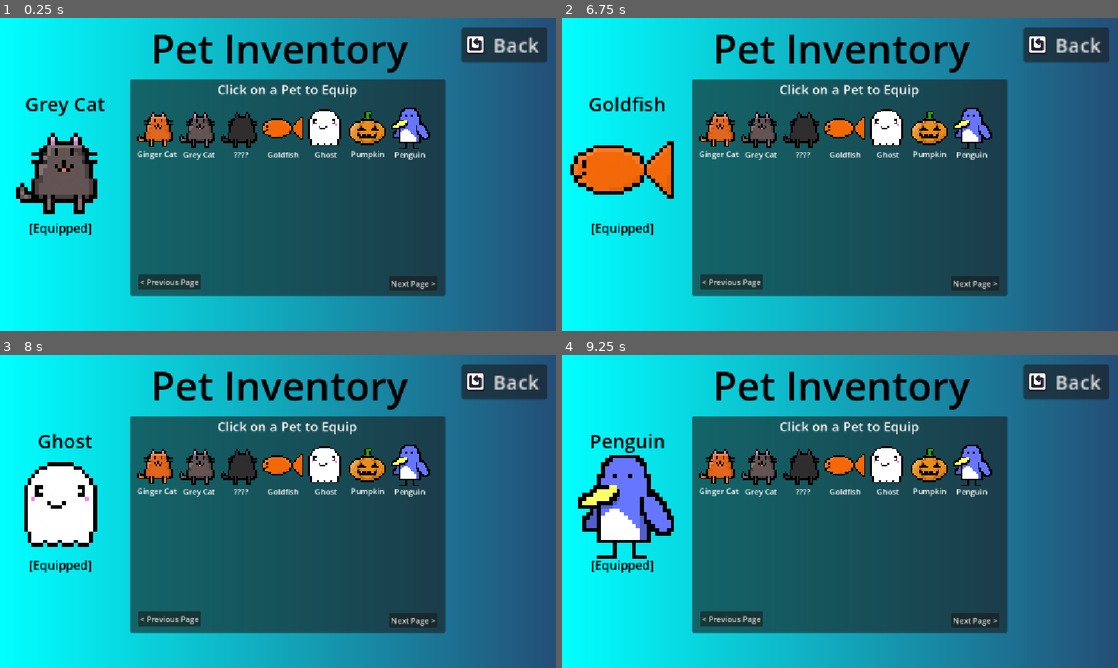
Above: before the commit, frames 1-4 (two rows, left to right).
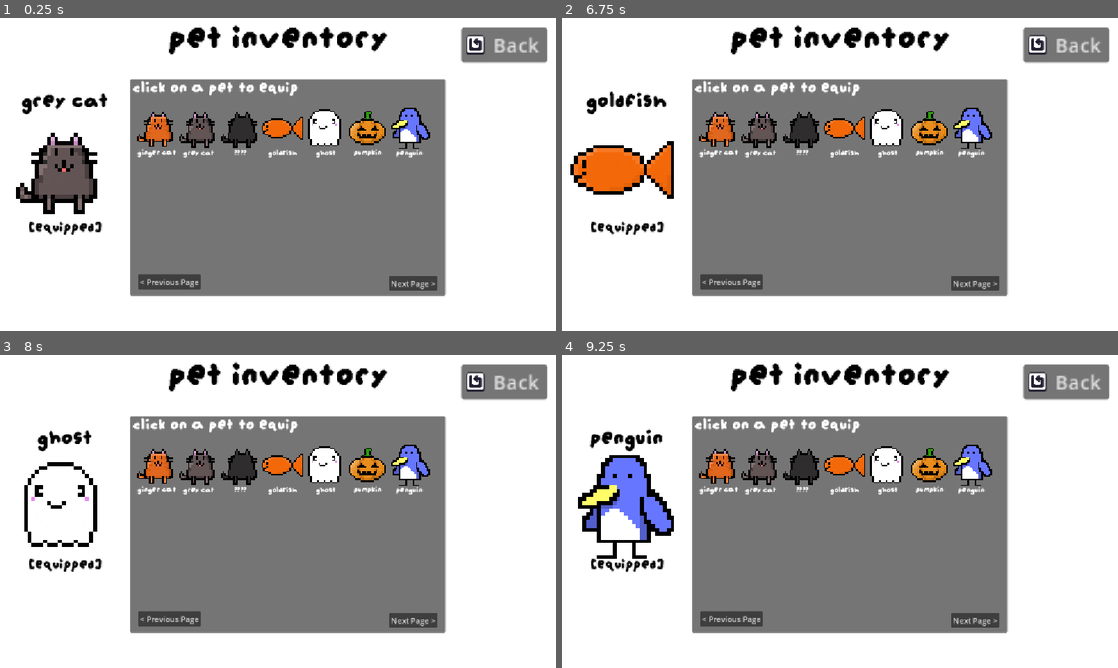
Above: after the commit, the same moments.

Repository: smallzdev/Tomagotchi-game
Game: Godot game, scene res://scenes/menus/pets.tscn
Two runs of this game, one before a commit and one after it. Both use one fixed random seed, a clock stepped at 60 frames per second and the inputs below. This scene is started directly instead of the project's main scene.
Inputs (mouse positions are in pixels of both pictures, inside the frame that each line leads up to):
- Up to frame 1 (0.25 s): no input
- Up to frame 2 (6.75 s): click "Next Page >" at 0.5 s; click "Next Page >" at 1.25 s; click "< Previous Page" at 2 s; click "Back" at 2.75 s; click (1067, 61) at 3.5 s; tap A every 0.75 s from 4.25 to 6.5 s; move the mouse to (717, 127) at 4.27 s; hold Right 4.28-5.03 s; hold E (interact) 4.28-5.03 s; click (717, 127) at 4.42 s; move the mouse to (762, 127) at 5.02 s; hold Down 5.03-5.78 s; tap Alt at 5.1 s; click (762, 127) at 5.17 s; move the mouse to (801, 127) at 5.77 s; hold Right 5.78-6.53 s; tap Shift at 5.85 s; click (801, 127) at 5.92 s; move the mouse to (845, 127) at 6.52 s; hold Up from 6.53 s (still down); tap E (interact) at 6.6 s; click (845, 127) at 6.67 s
- Up to frame 3 (8 s): tap A at 7.25 s; move the mouse to (328, 464) at 7.27 s; release Up at 7.28 s; hold Left from 7.28 s (still down); tap Alt at 7.35 s; click (328, 464) at 7.42 s
- Up to frame 4 (9.25 s): tap A at 8 s; move the mouse to (928, 464) at 8.02 s; tap Shift at 8.1 s; click (928, 464) at 8.17 s; move the mouse to (973, 464) at 8.77 s; release Left at 8.78 s; hold Down from 8.78 s (still down); hold E (interact) from 8.78 s (still down); click (973, 464) at 8.92 s

The runs differ from the first frame. In frame 1, 94% of the frame differs, in the area x 0-100%, y 0-100%; in frame 2, 94%; in frame 3, 93%; in frame 4, 92%.

Commit message:
Catadex + Pets Menu Theme Matching
Made the catadex and pets menu match the other menus.

Diff:
--- a/scenes/menus/catadex.tscn
+++ b/scenes/menus/catadex.tscn
@@ -4,6 +4,7 @@
 [ext_resource type="Texture2D" uid="uid://tlvriaji08jr" path="res://Resources/InUse/ReusedAssets/cat.png" id="1_tx3pw"]
 [ext_resource type="Texture2D" uid="uid://b3kknikmix4mx" path="res://Resources/InUse/TamagotchiCustomAssets/pets/Ghost.png" id="2_8qd64"]
 [ext_resource type="Texture2D" uid="uid://dy1dwj583kuyx" path="res://Resources/InUse/ReusedAssets/Restart.png" id="2_u7asp"]
+[ext_resource type="FontFile" uid="uid://dyibl4resr8wn" path="res://Resources/font/augiepixel.ttf" id="2_w7v3h"]
 [ext_resource type="Texture2D" uid="uid://d07p48kd873f4" path="res://Resources/InUse/ReusedAssets/greycat.png" id="3_8qd64"]
 [ext_resource type="Script" uid="uid://dk15jiylhoknc" path="res://scripts/catadex.gd" id="3_u7asp"]
 [ext_resource type="Texture2D" uid="uid://bss1sxgy0cdx1" path="res://Resources/InUse/TamagotchiCustomAssets/pets/goldfish.png" id="4_jjdlx"]
@@ -11,11 +12,8 @@
 [ext_resource type="Texture2D" uid="uid://dfer5a36n2qsn" path="res://Resources/InUse/TamagotchiCustomAssets/pets/pumpin.png" id="7_w7v3h"]
 [ext_resource type="Script" uid="uid://b7ptc850pmdcq" path="res://scripts/catadex_buttons.gd" id="10_xbeds"]
 
-[sub_resource type="Gradient" id="Gradient_7dm0k"]
-colors = PackedColorArray(0, 1, 1, 1, 0.13909006, 0.3063838, 0.46577227, 1)
-
-[sub_resource type="GradientTexture2D" id="GradientTexture2D_sd2ac"]
-gradient = SubResource("Gradient_7dm0k")
+[sub_resource type="CanvasTexture" id="CanvasTexture_e7wif"]
+specular_color = Color(0.95686275, 0.95686275, 0.95686275, 1)
 
 [sub_resource type="AtlasTexture" id="AtlasTexture_uld33"]
 atlas = ExtResource("2_8qd64")
@@ -212,10 +210,10 @@
 [node name="Node2D" type="Node2D" unique_id=293050761]
 script = ExtResource("3_u7asp")
 
-[node name="backgroundGradient" type="TextureRect" parent="." unique_id=325099038]
+[node name="backgroundGradient" type="TextureRect" parent="." unique_id=817769923]
 offset_right = 1157.0
 offset_bottom = 652.0
-texture = SubResource("GradientTexture2D_sd2ac")
+texture = SubResource("CanvasTexture_e7wif")
 
 [node name="menuTitle" type="Label" parent="." unique_id=1187824986]
 offset_left = 1.0
@@ -223,6 +221,7 @@
 offset_right = 1156.0
 offset_bottom = 119.0
 theme_override_colors/font_color = Color(0, 0, 0, 1)
+theme_override_fonts/font = ExtResource("2_w7v3h")
 theme_override_font_sizes/font_size = 82
 text = "Catadex :3"
 horizontal_alignment = 1
@@ -233,7 +232,8 @@
 offset_right = 1155.0
 offset_bottom = 186.0
 theme_override_colors/font_color = Color(0, 0, 0, 1)
-theme_override_font_sizes/font_size = 20
+theme_override_fonts/font = ExtResource("2_w7v3h")
+theme_override_font_sizes/font_size = 28
 text = "Not just cats though! This menu shows you every pet you've owned. Even if you let one go, it'll still show up here. You gotta collect them all~!"
 autowrap_mode = 2
 
@@ -255,6 +255,8 @@
 offset_top = 100.0
 offset_right = 113.0
 offset_bottom = 123.0
+theme_override_fonts/font = ExtResource("2_w7v3h")
+theme_override_font_sizes/font_size = 18
 text = "Ginger Cat"
 horizontal_alignment = 1
 
@@ -271,6 +273,8 @@
 offset_top = 100.0
 offset_right = 216.0
 offset_bottom = 123.0
+theme_override_fonts/font = ExtResource("2_w7v3h")
+theme_override_font_sizes/font_size = 18
 text = "Grey Cat"
 horizontal_alignment = 1
 
@@ -287,6 +291,8 @@
 offset_top = 100.0
 offset_right = 319.0
 offset_bottom = 123.0
+theme_override_fonts/font = ExtResource("2_w7v3h")
+theme_override_font_sizes/font_size = 18
 text = "Cat3"
 horizontal_alignment = 1
 
@@ -303,6 +309,8 @@
 offset_top = 100.0
 offset_right = 426.0
 offset_bottom = 123.0
+theme_override_fonts/font = ExtResource("2_w7v3h")
+theme_override_font_sizes/font_size = 18
 text = "Goldfish"
 horizontal_alignment = 1
 
@@ -319,6 +327,8 @@
 offset_top = 101.0
 offset_right = 524.0
 offset_bottom = 124.0
+theme_override_fonts/font = ExtResource("2_w7v3h")
+theme_override_font_sizes/font_size = 18
 text = "Ghost"
 horizontal_alignment = 1
 
@@ -335,6 +345,8 @@
 offset_top = 101.0
 offset_right = 627.0
 offset_bottom = 124.0
+theme_override_fonts/font = ExtResource("2_w7v3h")
+theme_override_font_sizes/font_size = 18
 text = "Pumpkin"
 horizontal_alignment = 1
 
@@ -351,6 +363,8 @@
 offset_top = 101.0
 offset_right = 730.0
 offset_bottom = 124.0
+theme_override_fonts/font = ExtResource("2_w7v3h")
+theme_override_font_sizes/font_size = 18
 text = "Penguin"
 horizontal_alignment = 1
 
--- a/scenes/menus/pets.tscn
+++ b/scenes/menus/pets.tscn
@@ -4,6 +4,7 @@
 [ext_resource type="Texture2D" uid="uid://dy1dwj583kuyx" path="res://Resources/InUse/ReusedAssets/Restart.png" id="1_r40by"]
 [ext_resource type="Script" uid="uid://cn5wggncqfifm" path="res://scripts/pet_equip.gd" id="1_y4cg6"]
 [ext_resource type="Texture2D" uid="uid://b3kknikmix4mx" path="res://Resources/InUse/TamagotchiCustomAssets/pets/Ghost.png" id="2_2knbp"]
+[ext_resource type="FontFile" uid="uid://dyibl4resr8wn" path="res://Resources/font/augiepixel.ttf" id="2_qtxby"]
 [ext_resource type="Script" uid="uid://c2im2yn0mlcar" path="res://scripts/pets_menu.gd" id="3_ehm21"]
 [ext_resource type="Texture2D" uid="uid://tlvriaji08jr" path="res://Resources/InUse/ReusedAssets/cat.png" id="3_i76b6"]
 [ext_resource type="Texture2D" uid="uid://d07p48kd873f4" path="res://Resources/InUse/ReusedAssets/greycat.png" id="4_f54ji"]
@@ -15,11 +16,8 @@
 [ext_resource type="Texture2D" uid="uid://bcavxfx2el72s" path="res://Resources/InUse/TamagotchiCustomAssets/pets/Outlines/fish-outline.png" id="8_qtxby"]
 [ext_resource type="Texture2D" uid="uid://pf78d14ebxut" path="res://Resources/InUse/TamagotchiCustomAssets/pets/Outlines/pumpin-shadow.png" id="12_hgu4i"]
 
-[sub_resource type="Gradient" id="Gradient_i76b6"]
-colors = PackedColorArray(0, 1, 1, 1, 0.13909006, 0.3063838, 0.46577227, 1)
-
-[sub_resource type="GradientTexture2D" id="GradientTexture2D_es1s5"]
-gradient = SubResource("Gradient_i76b6")
+[sub_resource type="CanvasTexture" id="CanvasTexture_rkuql"]
+specular_color = Color(0.95686275, 0.95686275, 0.95686275, 1)
 
 [sub_resource type="AtlasTexture" id="AtlasTexture_y4cg6"]
 atlas = ExtResource("2_2knbp")
@@ -127,10 +125,10 @@
 
 [node name="Node2D" type="Node2D" unique_id=1670576886]
 
-[node name="backgroundGradient" type="TextureRect" parent="." unique_id=606695694]
+[node name="backgroundGradient" type="TextureRect" parent="." unique_id=548306773]
 offset_right = 1157.0
 offset_bottom = 652.0
-texture = SubResource("GradientTexture2D_es1s5")
+texture = SubResource("CanvasTexture_rkuql")
 
 [node name="Panel" type="Panel" parent="." unique_id=1786754777]
 offset_left = 270.0
@@ -148,6 +146,8 @@
 offset_top = 143.0
 offset_right = 99.0
 offset_bottom = 166.0
+theme_override_fonts/font = ExtResource("2_qtxby")
+theme_override_font_sizes/font_size = 18
 text = "Ginger Cat"
 horizontal_alignment = 1
 
@@ -172,6 +172,8 @@
 offset_top = 144.0
 offset_right = 186.0
 offset_bottom = 167.0
+theme_override_fonts/font = ExtResource("2_qtxby")
+theme_override_font_sizes/font_size = 18
 text = "Grey Cat"
 horizontal_alignment = 1
 
@@ -189,11 +191,12 @@
 
 [node name="Label" type="Label" parent="Panel" unique_id=799426517]
 layout_mode = 0
-offset_left = 180.0
-offset_top = 2.0
-offset_right = 469.0
-offset_bottom = 39.0
-theme_override_font_sizes/font_size = 27
+offset_left = 6.0
+offset_top = 1.0
+offset_right = 654.0
+offset_bottom = 38.0
+theme_override_fonts/font = ExtResource("2_qtxby")
+theme_override_font_sizes/font_size = 38
 text = "Click on a Pet to Equip"
 
 [node name="Button" type="Button" parent="Panel" unique_id=797801535]
@@ -221,6 +224,8 @@
 offset_top = 144.0
 offset_right = 274.0
 offset_bottom = 167.0
+theme_override_fonts/font = ExtResource("2_qtxby")
+theme_override_font_sizes/font_size = 18
 text = "Cat 3"
 horizontal_alignment = 1
 
@@ -245,6 +250,8 @@
 offset_top = 144.0
 offset_right = 361.0
 offset_bottom = 167.0
+theme_override_fonts/font = ExtResource("2_qtxby")
+theme_override_font_sizes/font_size = 18
 text = "Goldfish"
 horizontal_alignment = 1
 
@@ -277,6 +284,8 @@
 offset_top = 144.0
 offset_right = 450.0
 offset_bottom = 167.0
+theme_override_fonts/font = ExtResource("2_qtxby")
+theme_override_font_sizes/font_size = 18
 text = "Ghost"
 horizontal_alignment = 1
 
@@ -293,6 +302,8 @@
 offset_top = 143.0
 offset_right = 537.0
 offset_bottom = 166.0
+theme_override_fonts/font = ExtResource("2_qtxby")
+theme_override_font_sizes/font_size = 18
 text = "Pumpkin"
 horizontal_alignment = 1
 
@@ -317,6 +328,8 @@
 offset_top = 144.0
 offset_right = 623.0
 offset_bottom = 167.0
+theme_override_fonts/font = ExtResource("2_qtxby")
+theme_override_font_sizes/font_size = 18
 text = "Penguin"
 horizontal_alignment = 1
 
@@ -632,6 +645,7 @@
 offset_right = 1156.0
 offset_bottom = 119.0
 theme_override_colors/font_color = Color(0, 0, 0, 1)
+theme_override_fonts/font = ExtResource("2_qtxby")
 theme_override_font_sizes/font_size = 82
 text = "Pet Inventory"
 horizontal_alignment = 1
@@ -651,7 +665,8 @@
 offset_right = 247.0
 offset_bottom = 205.0
 theme_override_colors/font_color = Color(0, 0, 0, 1)
-theme_override_font_sizes/font_size = 40
+theme_override_fonts/font = ExtResource("2_qtxby")
+theme_override_font_sizes/font_size = 50
 text = "[Pet Name]"
 horizontal_alignment = 1
 
@@ -661,7 +676,8 @@
 offset_right = 190.0
 offset_bottom = 453.0
 theme_override_colors/font_color = Color(0, 0, 0, 1)
-theme_override_font_sizes/font_size = 25
+theme_override_fonts/font = ExtResource("2_qtxby")
+theme_override_font_sizes/font_size = 34
 text = "[Equipped]"
 
 [node name="backButton" type="Button" parent="." unique_id=1823302101]
